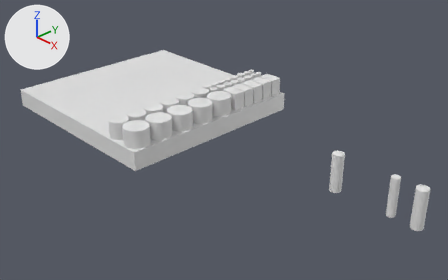
Two versions of the Blender file design.blend, one commit apart.
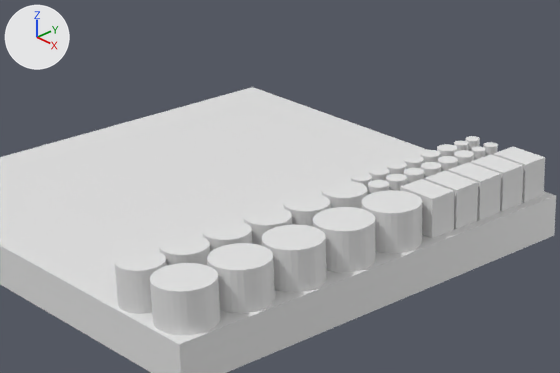
The first picture shows the older version from a camera (50 mm lens) standing at (0.736, -0.55, 0.392) and looking at (0.172, -0.007, 0.005). The close-ups show both versions on the part from 14% to 64% of the width and 5% to 59% of the height of that picture. Every picture has the same lights, and +X, +Y and +Z are marked at upper left.
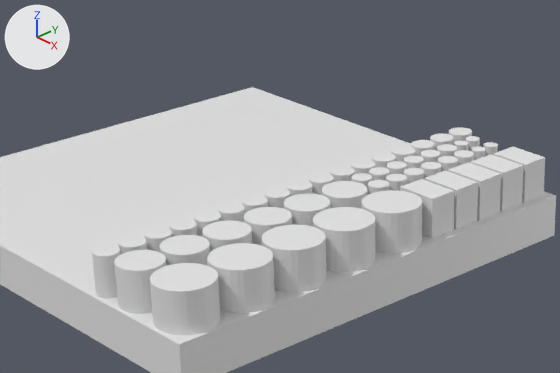
Edits to the bpy script that builds the scene:
```text
Change ob_cylinder_029:
    ob_cylinder_029.location: (0.3596, 0.0, 0.027) -> (0.0745, -0.1355, 0.027)
Add ob_cylinder_045:
    ob_cylinder_045 = bpy.data.objects.new('Cylinder.045', me_cylinder_041.copy())  # the mesh of ob_cylinder_029
    ob_cylinder_045.location = (0.0745, 0.1365, 0.027)
    ob_cylinder_045.scale = (0.0075, 0.0075, 0.025)
Add ob_cylinder_044:
    ob_cylinder_044 = bpy.data.objects.new('Cylinder.044', me_cylinder_041.copy())  # the mesh of ob_cylinder_029
    ob_cylinder_044.location = (0.0745, 0.1195, 0.027)
    ob_cylinder_044.scale = (0.0075, 0.0075, 0.025)
Add ob_cylinder_043:
    ob_cylinder_043 = bpy.data.objects.new('Cylinder.043', me_cylinder_041.copy())  # the mesh of ob_cylinder_029
    ob_cylinder_043.location = (0.0745, 0.1025, 0.027)
    ob_cylinder_043.scale = (0.0075, 0.0075, 0.025)
Add ob_cylinder_042:
    ob_cylinder_042 = bpy.data.objects.new('Cylinder.042', me_cylinder_041.copy())  # the mesh of ob_cylinder_029
    ob_cylinder_042.location = (0.0745, 0.0855, 0.027)
    ob_cylinder_042.scale = (0.0075, 0.0075, 0.025)
Add ob_cylinder_041:
    ob_cylinder_041 = bpy.data.objects.new('Cylinder.041', me_cylinder_041.copy())  # the mesh of ob_cylinder_029
    ob_cylinder_041.location = (0.0745, 0.0685, 0.027)
    ob_cylinder_041.scale = (0.0075, 0.0075, 0.025)
Add ob_cylinder_040:
    ob_cylinder_040 = bpy.data.objects.new('Cylinder.040', me_cylinder_041.copy())  # the mesh of ob_cylinder_029
    ob_cylinder_040.location = (0.0745, 0.0515, 0.027)
    ob_cylinder_040.scale = (0.0075, 0.0075, 0.025)
Add ob_cylinder_039:
    ob_cylinder_039 = bpy.data.objects.new('Cylinder.039', me_cylinder_041.copy())  # the mesh of ob_cylinder_029
    ob_cylinder_039.location = (0.0745, 0.0345, 0.027)
    ob_cylinder_039.scale = (0.0075, 0.0075, 0.025)
Add ob_cylinder_038:
    ob_cylinder_038 = bpy.data.objects.new('Cylinder.038', me_cylinder_041.copy())  # the mesh of ob_cylinder_029
    ob_cylinder_038.location = (0.0745, 0.0175, 0.027)
    ob_cylinder_038.scale = (0.0075, 0.0075, 0.025)
Add ob_cylinder_037:
    ob_cylinder_037 = bpy.data.objects.new('Cylinder.037', me_cylinder_041.copy())  # the mesh of ob_cylinder_029
    ob_cylinder_037.location = (0.0745, 0.0005, 0.027)
    ob_cylinder_037.scale = (0.0075, 0.0075, 0.025)
Add ob_cylinder_036:
    ob_cylinder_036 = bpy.data.objects.new('Cylinder.036', me_cylinder_041.copy())  # the mesh of ob_cylinder_029
    ob_cylinder_036.location = (0.0745, -0.0165, 0.027)
    ob_cylinder_036.scale = (0.0075, 0.0075, 0.025)
Add ob_cylinder_035:
    ob_cylinder_035 = bpy.data.objects.new('Cylinder.035', me_cylinder_041.copy())  # the mesh of ob_cylinder_029
    ob_cylinder_035.location = (0.0745, -0.0335, 0.027)
    ob_cylinder_035.scale = (0.0075, 0.0075, 0.025)
Add ob_cylinder_034:
    ob_cylinder_034 = bpy.data.objects.new('Cylinder.034', me_cylinder_041.copy())  # the mesh of ob_cylinder_029
    ob_cylinder_034.location = (0.0745, -0.0505, 0.027)
    ob_cylinder_034.scale = (0.0075, 0.0075, 0.025)
Add ob_cylinder_033:
    ob_cylinder_033 = bpy.data.objects.new('Cylinder.033', me_cylinder_041.copy())  # the mesh of ob_cylinder_029
    ob_cylinder_033.location = (0.0745, -0.0675, 0.027)
    ob_cylinder_033.scale = (0.0075, 0.0075, 0.025)
Add ob_cylinder_032:
    ob_cylinder_032 = bpy.data.objects.new('Cylinder.032', me_cylinder_041.copy())  # the mesh of ob_cylinder_029
    ob_cylinder_032.location = (0.0745, -0.0845, 0.027)
    ob_cylinder_032.scale = (0.0075, 0.0075, 0.025)
Add ob_cylinder_031:
    ob_cylinder_031 = bpy.data.objects.new('Cylinder.031', me_cylinder_041.copy())  # the mesh of ob_cylinder_029
    ob_cylinder_031.location = (0.0745, -0.1015, 0.027)
    ob_cylinder_031.scale = (0.0075, 0.0075, 0.025)
Add ob_cylinder_030:
    ob_cylinder_030 = bpy.data.objects.new('Cylinder.030', me_cylinder_041.copy())  # the mesh of ob_cylinder_029
    ob_cylinder_030.location = (0.0745, -0.1185, 0.027)
    ob_cylinder_030.scale = (0.0075, 0.0075, 0.025)
```

What differs and where, as boxes (x1, y1, x2, y2) in the close-ups (560 x 373 px):
'Cylinder.029', moved (not visible before): after (92, 245, 121, 299)
'Cylinder.031', added: after (144, 228, 172, 252)
'Cylinder.034', added: after (218, 203, 245, 222)
'Cylinder.032', added: after (169, 219, 197, 237)
'Cylinder.030', added: after (118, 236, 147, 254)
'Cylinder.036', added: after (264, 188, 290, 209)
'Cylinder.033', added: after (194, 211, 221, 237)
'Cylinder.038', added: after (309, 174, 334, 195)
'Cylinder.037', added: after (287, 181, 312, 196)
'Cylinder.035', added: after (242, 196, 268, 213)
'Cylinder.039', added: after (330, 166, 355, 182)
'Cylinder.040', added: after (351, 160, 376, 174)
'Cylinder.041', added: after (371, 153, 396, 168)
'Cylinder.042', added: after (391, 146, 415, 162)
'Cylinder.043', added: after (411, 140, 435, 156)
'Cylinder.045', added: after (449, 127, 472, 142)
'Cylinder.044', added: after (430, 134, 454, 151)
